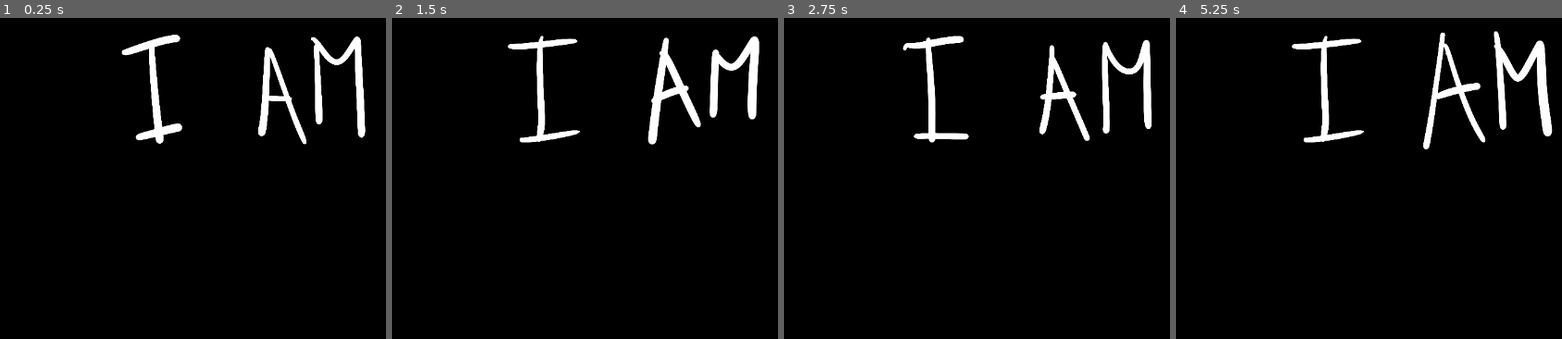
Above: before the commit, frames 1-4 (left to right).
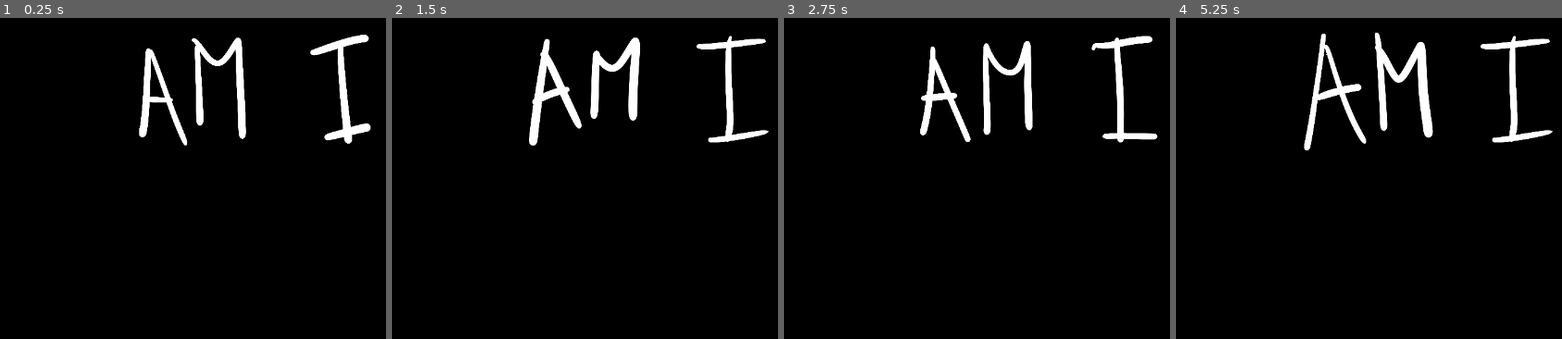
Above: after the commit, the same moments.

Repository: mtang8264/I_AM
Game: Godot game, scene res://Scenes/Menu.tscn
The game is run twice, just before and just after one commit, with the same random seed, the same clock (stepped at 60 frames per second) and the same inputs.
Inputs (mouse positions are in pixels of both pictures, inside the frame that each line leads up to):
- Up to frame 1 (0.25 s): no input
- Up to frame 2 (1.5 s): move the mouse to (outside the picture) at 0.52 s; click (outside the picture) at 0.67 s; drag from (527, 184) to (639, 245) at 1.27 s
- Up to frame 3 (2.75 s): move the mouse to (1142, 72) at 2.02 s; click (1142, 72) at 2.17 s
- Up to frame 4 (5.25 s): drag from (1423, 245) to (1237, 101) at 2.77 s; move the mouse to (outside the picture) at 3.52 s; click (outside the picture) at 3.67 s; drag from (1237, 101) to (1349, 59) at 4.27 s; move the mouse to (1496, 162) at 5.02 s; click (1496, 162) at 5.17 s

The runs differ from the first frame. In frame 1, 6.5% of the frame differs, in the area x 31-97%, y 5-40%; in frame 2, 6.8%; in frame 3, 6.4%; in frame 4, 7.5%, in the area x 29-98%, y 4-42%.

Commit message:
Added functionallity to the menu controller to allow a simple intro "puzzle" of rearranging the words "AM I" into "I AM"

Diff:
--- a/i_am/Scenes/Menu.tscn
+++ b/i_am/Scenes/Menu.tscn
@@ -13,8 +13,10 @@
 [sub_resource type="RectangleShape2D" id="RectangleShape2D_1papw"]
 size = Vector2(217, 191)
 
-[node name="Root" type="Node2D"]
+[node name="Root" type="Node2D" node_paths=PackedStringArray("word_i", "word_am")]
 script = ExtResource("1_ma3if")
+word_i = NodePath("Word_I")
+word_am = NodePath("Word_Am")
 
 [node name="Camera2D" type="Camera2D" parent="."]
 anchor_mode = 0
@@ -24,7 +26,7 @@
 script = ExtResource("1_0mq40")
 
 [node name="Word_I" type="Node2D" parent="."]
-position = Vector2(413, 232)
+position = Vector2(739, 232)
 script = ExtResource("3_xiapn")
 
 [node name="Sprite2D" type="Sprite2D" parent="Word_I"]
@@ -38,7 +40,7 @@
 shape = SubResource("RectangleShape2D_lxnso")
 
 [node name="Word_Am" type="Node2D" parent="."]
-position = Vector2(689, 234)
+position = Vector2(483, 236)
 script = ExtResource("3_xiapn")
 
 [node name="Sprite2D" type="Sprite2D" parent="Word_Am"]
--- a/i_am/Scripts/MenuController.gd
+++ b/i_am/Scripts/MenuController.gd
@@ -1 +1,47 @@
 extends Node
+
+@export_category("Words In Scene")
+@export var word_i: Node2D
+@export var word_am: Node2D
+
+var word_am_default_position: Vector2
+var word_i_default_position: Vector2
+
+var viewport_size: Vector2
+
+var completed: bool = false
+
+func _ready():
+	viewport_size = get_viewport().get_visible_rect().size
+
+	word_am_default_position = word_am.position
+	word_i_default_position = word_i.position
+
+func _process(delta):
+	if not completed:
+		check_solution()
+
+	move_words_to_default_positions()
+
+func move_words_to_default_positions():
+	if not completed:
+		if not word_am.held:
+			word_am.set_target_position(word_am_default_position)
+		if not word_i.held:
+			word_i.set_target_position(word_i_default_position)
+	else:
+		word_am.set_target_position(word_i_default_position)
+		word_i.set_target_position(word_am_default_position)
+
+func check_solution():
+	# if both objects are not held
+	if not word_am.held and not word_i.held:
+		# if I is to the left of AM
+		if word_i.position.x < word_am.position.x:
+			mark_as_completed()
+
+func mark_as_completed():
+	completed = true
+	word_am.is_grabbable = false
+	word_i.is_grabbable = false
+	pass
